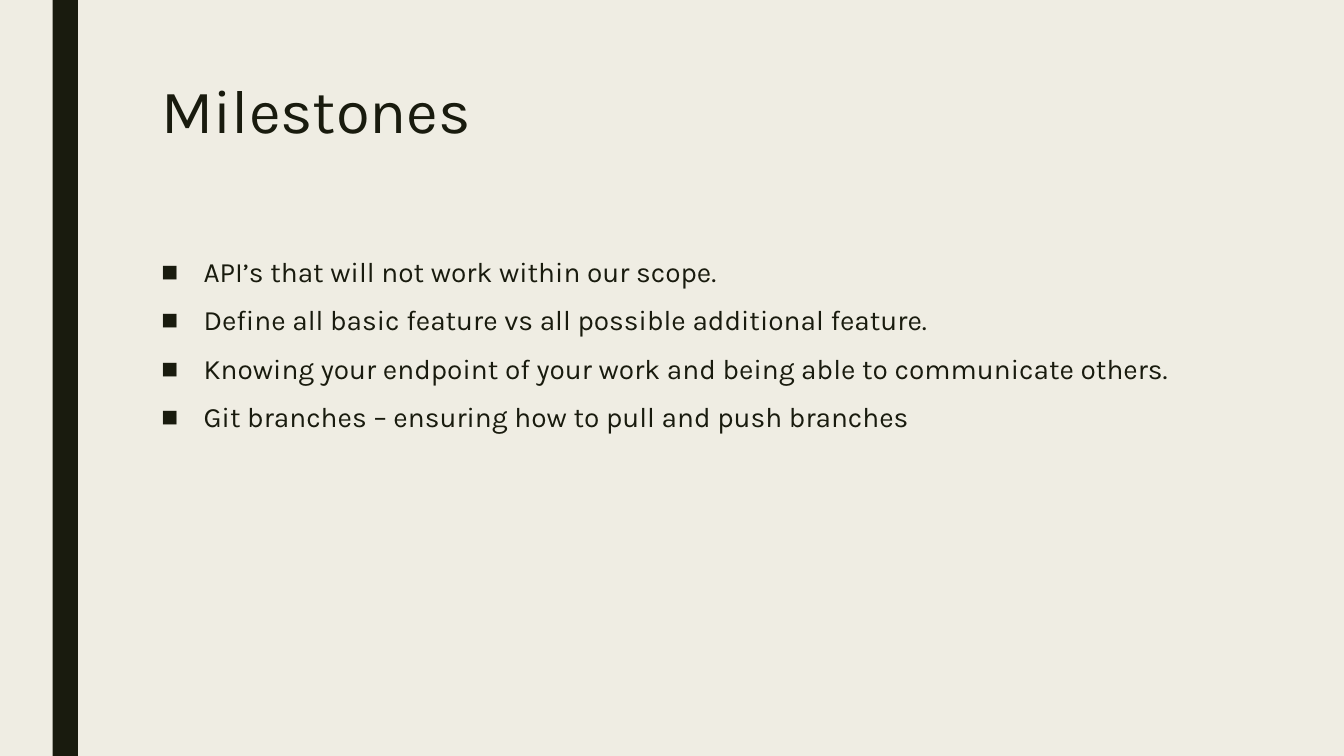
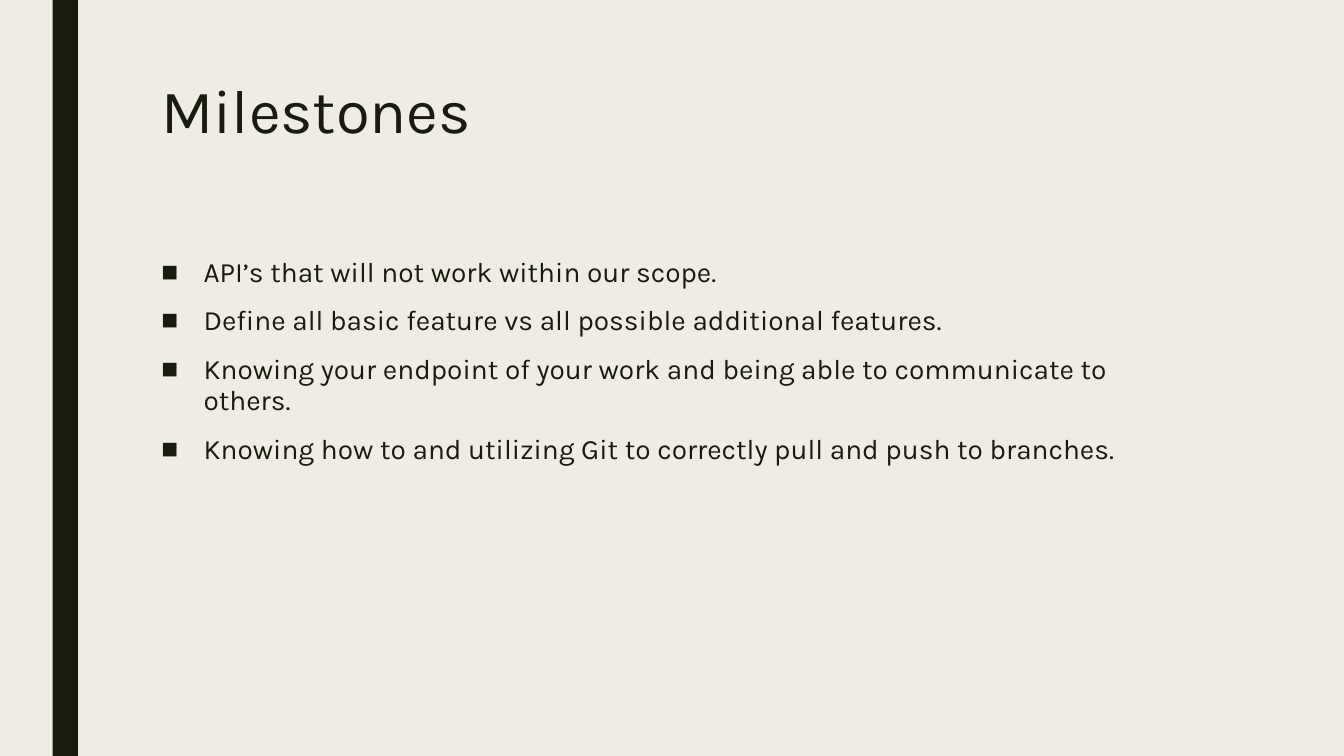
Before and after one commit to codeDeck-Learning-Tools/codeDeck, a slide deck: slide 10 of powerpoint/codeDeck.pptx (slide 9 before the commit). Drawn at 1344x756 pixels with LibreOffice and Linux fonts; fonts in the diff are those of the drawing. Boxes give left, top, right and bottom in pixels: in the first picture for what was removed or moved away, otherwise in the second. Text is boxed around its words. In the diff, an @@ line names an element or a change of style, - is before the commit and + after.

```diff
--- a/powerpoint/codeDeck.pptx
+++ b/powerpoint/codeDeck.pptx
@@ text at [204, 310, 1115, 466]: text changed @@
-■ Define all basic feature vs all possible additional feature.
-■ Knowing your endpoint of your work and being able to communicate others.
-■ Git branches – ensuring how to pull and push branches
+■ Define all basic feature vs all possible additional features.
+■ Knowing your endpoint of your work and being able to communicate to others.
+■ Knowing how to and utilizing Git to correctly pull and push to branches.
```
Also in this commit, not shown: 4 other slides changed, 1 slide added, 1 other file.
